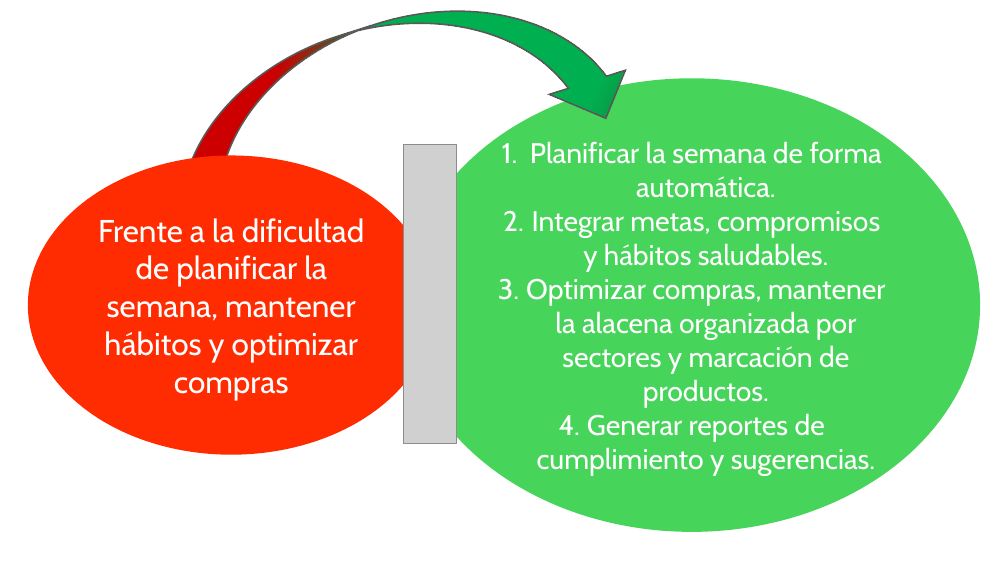
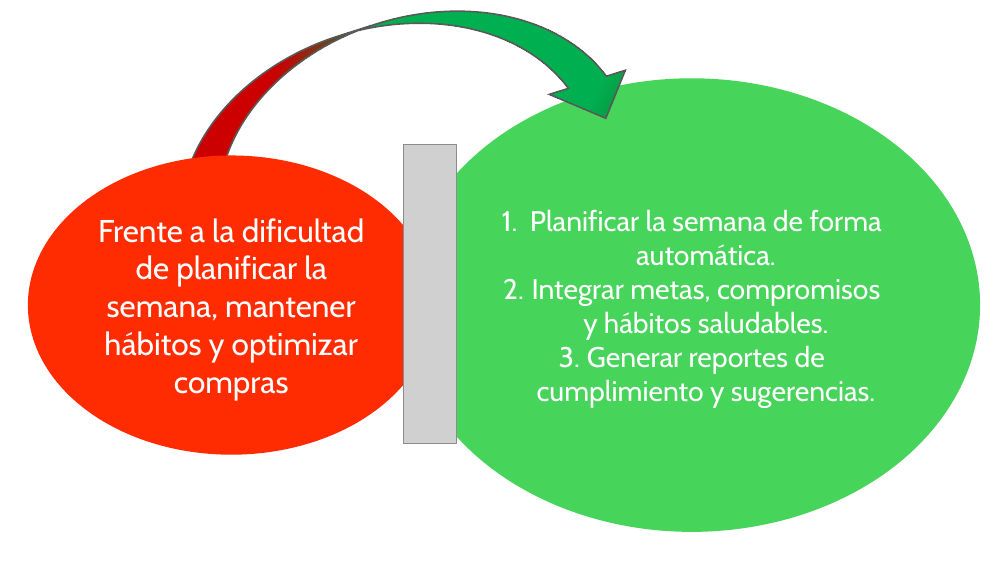
Before and after one commit to victoria-arg/TimeManager, a slide deck: slide 5 of present__entrega_1.pptx. Drawn at 1008x567 pixels with LibreOffice and Linux fonts; fonts in the diff are those of the drawing; grey boxes stand for pictures. Boxes give left, top, right and bottom in pixels: in the first picture for what was removed or moved away, otherwise in the second. Text is boxed around its words. In the diff, an @@ line names an element or a change of style, - is before the commit and + after.

```diff
--- a/present__entrega_1.pptx
+++ b/present__entrega_1.pptx
@@ text in ellipse at (x1=526, y1=279, x2=886, y2=407): paragraph removed @@
-3. Optimizar compras, mantener la alacena organizada por sectores y marcación de productos.
```
Also in this commit, not shown: 5 other slides changed.
